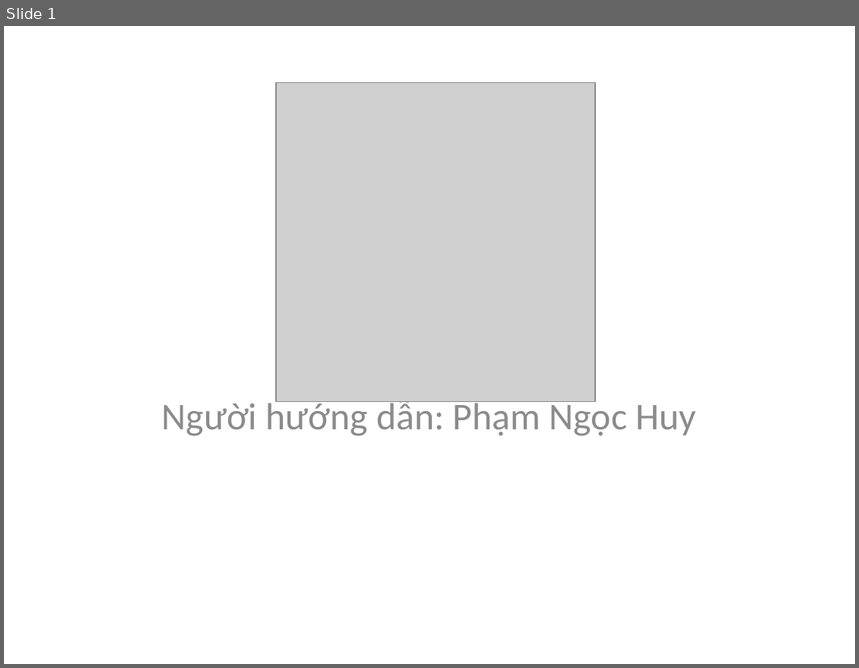
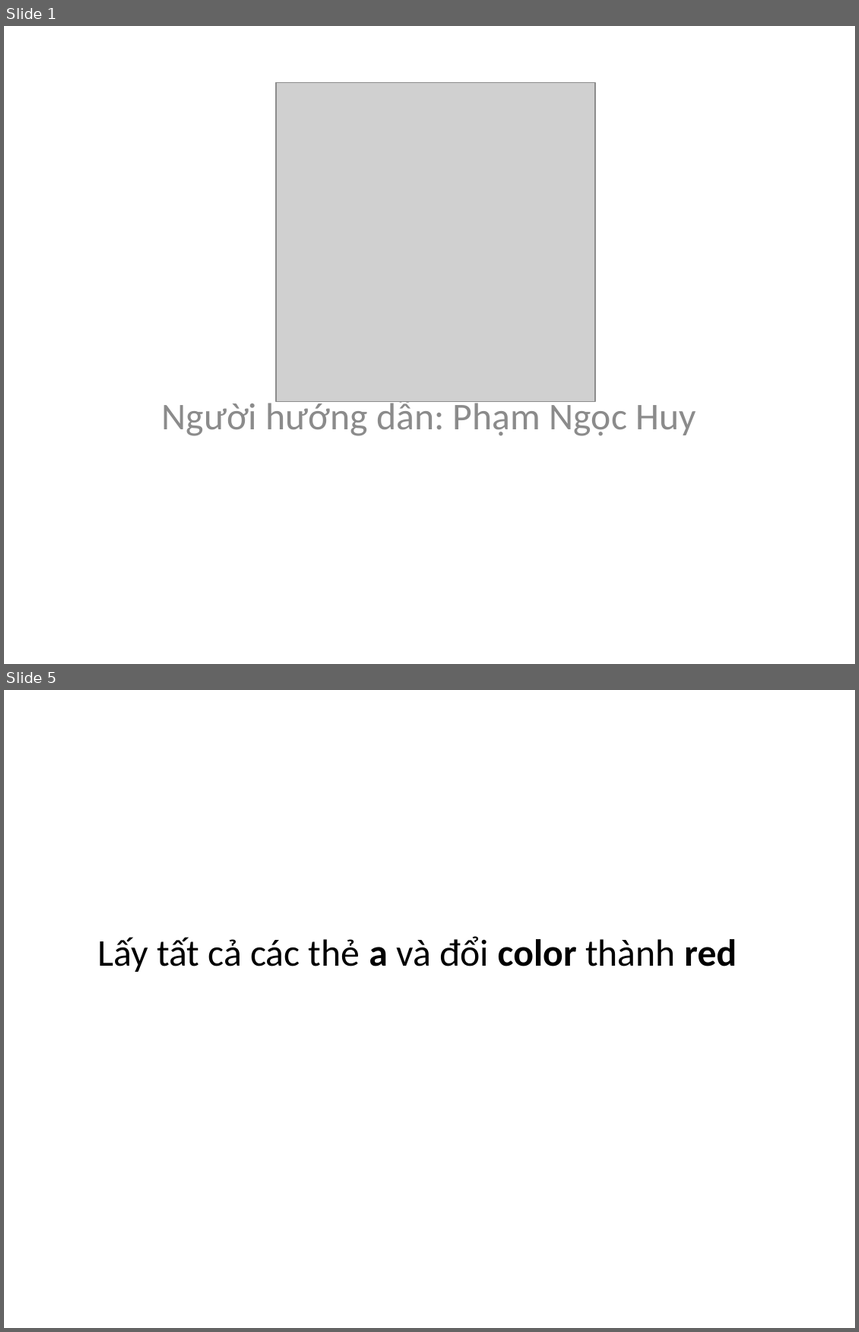
Before and after one commit to phithanh97cs/T3H, a slide deck: Front-end/5. jQuery vs JS/jQuery.pptx. Shown one above the other, each under a label of ours: slide 1 before the commit, slides 1 and 5 after it; the slides between them are not shown. The pictures are 859x668 and 859x1332 pixels, drawn with LibreOffice and Linux fonts; fonts in the diff are those of the drawing; grey boxes stand for pictures. Boxes give left, top, right and bottom in pixels: in the first picture for what was removed or moved away, otherwise in the second. Text is boxed around its words. In the diff, an @@ line names an element or a change of style, - is before the commit and + after.

```diff
--- a/Front-end/5. jQuery vs JS/jQuery.pptx
+++ b/Front-end/5. jQuery vs JS/jQuery.pptx
@@ slide 5 added at (x1=4, y1=690, x2=855, y2=1328), background #FFFFFF @@
@@ text added at (x1=97, y1=936, x2=737, y2=972), 32 pt, text #000000 @@
+Lấy tất cả các thẻ a và đổi color thành red
```
Also in this commit, not shown: 2 slides changed, 17 other slides added, 5 other files.
